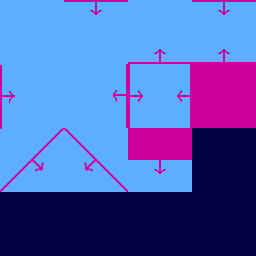
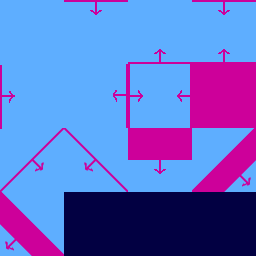
Layered file, before and after one edit (256×256). Changes by layer:
added group "ls_th" with 2 layers above "rs_th" over [left=192, top=128, right=256, bottom=192]
added layer "화살표" (8th of 11, in "ls_th") in group "ls_th" over [left=239, top=174, right=251, bottom=187]
added layer "선" (8th of 11, in "ls_th") in group "ls_th" over [left=192, top=128, right=256, bottom=192]
added group "rs_th" with 2 layers above "ls" over [left=0, top=192, right=64, bottom=256]
added layer "화살표" (9th of 11, in "rs_th") in group "rs_th" over [left=5, top=238, right=17, bottom=251]
added layer "선" (9th of 11, in "rs_th") in group "rs_th" over [left=0, top=192, right=64, bottom=256]
painted on "blank" over [left=0, top=128, right=256, bottom=256]
